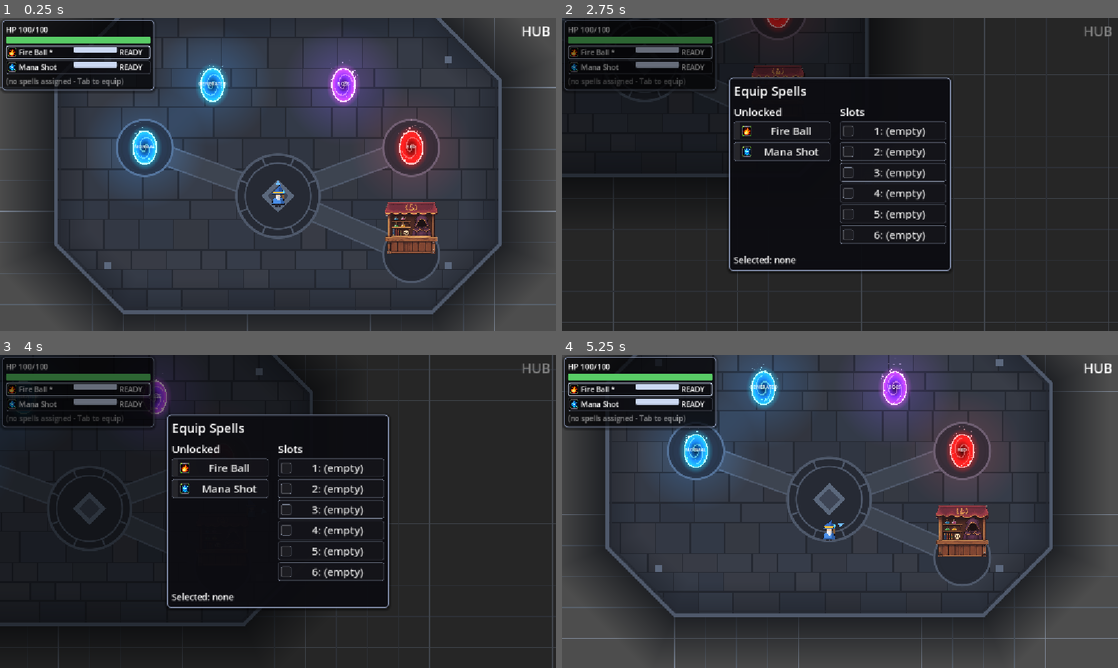
Above: before the commit, frames 1-4 (two rows, left to right).
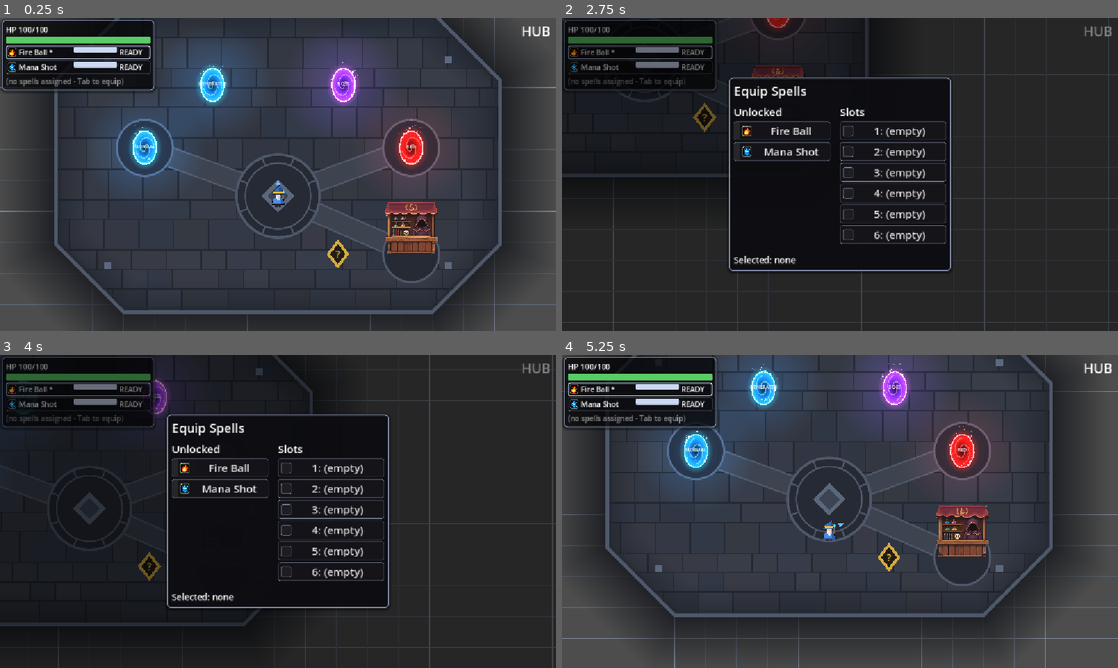
Above: after the commit, the same moments.

Repository: BestestGameStudio/gangU
Game: Godot game, scene res://scenes/main.tscn
Two runs of this game, one before a commit and one after it. Both use one fixed random seed, a clock stepped at 60 frames per second and the inputs below.
Inputs (mouse positions are in pixels of both pictures, inside the frame that each line leads up to):
- Up to frame 1 (0.25 s): no input
- Up to frame 2 (2.75 s): tap Enter at 0.5 s; move the mouse to (962, 158) at 0.52 s; hold D (move_right) 0.53-1.28 s; hold Space (cast) 0.53-1.28 s; move the mouse to (728, 190) at 1.27 s; hold S (move_down) 1.28-2.03 s; tap Tab (equip_panel) at 1.35 s; move the mouse to (895, 105) at 2.02 s; hold D (move_right) from 2.03 s (still down); tap E (use_consumable) at 2.1 s
- Up to frame 3 (4 s): move the mouse to (250, 574) at 2.77 s; release D (move_right) at 2.78 s; hold W (move_up) 2.78-3.53 s; tap 1 at 2.85 s; move the mouse to (444, 558) at 3.52 s; hold A (move_left) from 3.53 s (still down); tap Enter at 3.6 s
- Up to frame 4 (5.25 s): move the mouse to (673, 464) at 4.27 s; tap Space (cast) at 4.35 s; move the mouse to (867, 511) at 5.02 s; release A (move_left) at 5.03 s; hold S (move_down) from 5.03 s (still down); hold Tab (equip_panel) from 5.03 s (still down)

The runs differ from the first frame. In frame 1, 0.2% of the frame differs, in the area x 58-63%, y 70-80%; in frame 2, 0.2%; in frame 3, 0.2%; in frame 4, 0.2%, in the area x 56-61%, y 60-70%.

Commit message:
Update hub.tscn

Diff:
--- a/scenes/hub.tscn
+++ b/scenes/hub.tscn
@@ -1,10 +1,11 @@
-[gd_scene load_steps=6 format=3 uid="uid://bgangu7hub"]
+[gd_scene load_steps=7 format=3 uid="uid://bgangu7hub"]
 
 [ext_resource type="Script" path="res://scripts/hub_floor.gd" id="hub_floor"]
 [ext_resource type="PackedScene" uid="uid://bgangu7gate" path="res://scenes/gate.tscn" id="2"]
 [ext_resource type="PackedScene" uid="uid://bgangu7dna" path="res://scenes/dungeon_a.tscn" id="3"]
 [ext_resource type="PackedScene" uid="uid://bgangu7dnb" path="res://scenes/dungeon_b.tscn" id="4"]
 [ext_resource type="PackedScene" uid="uid://bgangu7shopv" path="res://scenes/shop_vendor.tscn" id="5"]
+[ext_resource type="PackedScene" uid="uid://bgangu218dir" path="res://scenes/spell_directory.tscn" id="8"]
 [ext_resource type="PackedScene" path="res://scenes/dungeon_generated.tscn" id="6"]
 [ext_resource type="PackedScene" path="res://scenes/dungeon_c.tscn" id="7_dnc"]
 
@@ -94,3 +95,6 @@
 
 [node name="ShopVendor" parent="." instance=ExtResource("5")]
 position = Vector2(852, 600)
+
+[node name="SpellDirectory" parent="." instance=ExtResource("8")]
+position = Vector2(700, 600)
